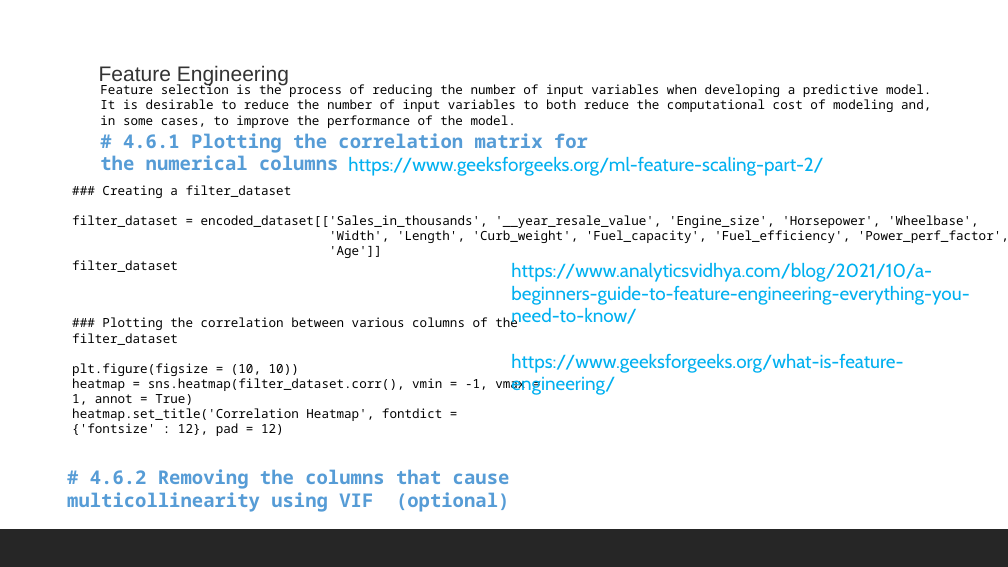
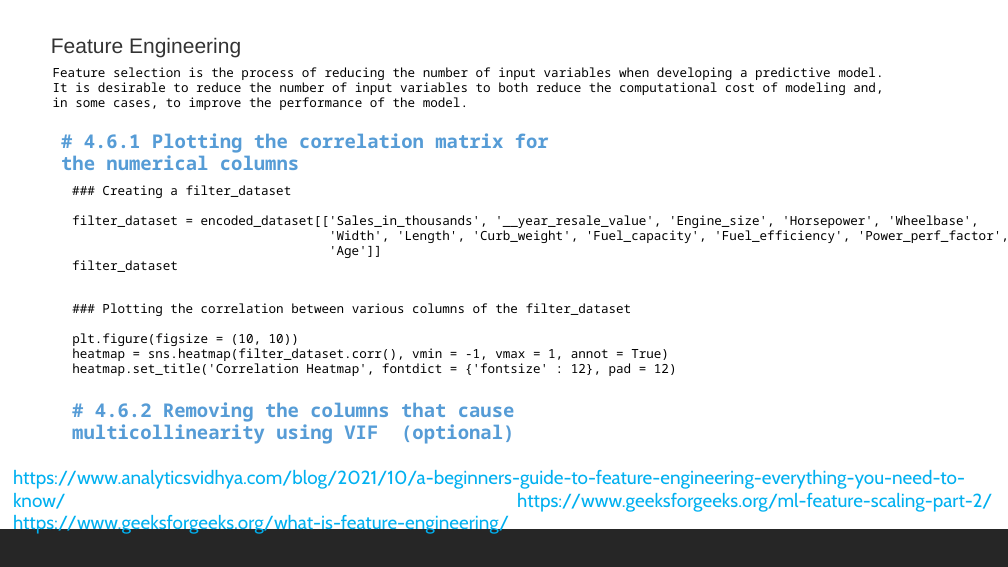
Before and after one commit to shahil04/ds_materials, a slide deck: slide 7 of 8.0_Machine Learning/ml_class/ml_class_notes/class_2_Linear Regression_class_2.pptx (slide 12 before the commit). Drawn at 1008x567 pixels with LibreOffice and Linux fonts; fonts in the diff are those of the drawing. Boxes give left, top, right and bottom in pixels: in the first picture for what was removed or moved away, otherwise in the second. Text is boxed around its words. In the diff, an @@ line names an element or a change of style, - is before the commit and + after.

```diff
--- a/8.0_Machine Learning/ml_class/ml_class_notes/class_2_Linear Regression_class_2.pptx
+++ b/8.0_Machine Learning/ml_class/ml_class_notes/class_2_Linear Regression_class_2.pptx
@@ text "Feature Engineering": place and size @@
-text "Feature Engineering" at bbox=[99, 65, 289, 85]
+text "Feature Engineering" at bbox=[51, 37, 241, 57]
@@ text "Feature selection is the process ...": place and size @@
-text "Feature selection is the process ..." at bbox=[100, 82, 931, 128]
+text "Feature selection is the process ..." at bbox=[53, 67, 883, 110]
@@ text "# 4.6.1 Plotting the correlation ...": place and size @@
-text "# 4.6.1 Plotting the correlation ..." at bbox=[100, 133, 588, 170]
+text "# 4.6.1 Plotting the correlation ..." at bbox=[61, 133, 549, 170]
@@ text "### Plotting the correlation between ..." rewrapped from bbox=[72, 315, 525, 436] to bbox=[72, 303, 677, 376] @@
@@ text "# 4.6.2 Removing the columns ...": place and size @@
-text "# 4.6.2 Removing the columns ..." at bbox=[67, 469, 510, 512]
+text "# 4.6.2 Removing the columns ..." at bbox=[72, 402, 515, 444]
@@ text "https://www.analyticsvidhya.com/blog/2021/10/a-beginners-gui ..." rewrapped from bbox=[511, 262, 969, 373] to bbox=[13, 469, 965, 534] @@
@@ text "https://www.geeksforgeeks.org/ml-feature-scaling-part-2/": place and size @@
-text "https://www.geeksforgeeks.org/ml-feature-scaling-part-2/" at bbox=[348, 156, 823, 176]
+text "https://www.geeksforgeeks.org/ml-feature-scaling-part-2/" at bbox=[517, 492, 992, 512]
```
Also in this commit, not shown: 3 other slides changed, 5 slides removed, 54 other files.
